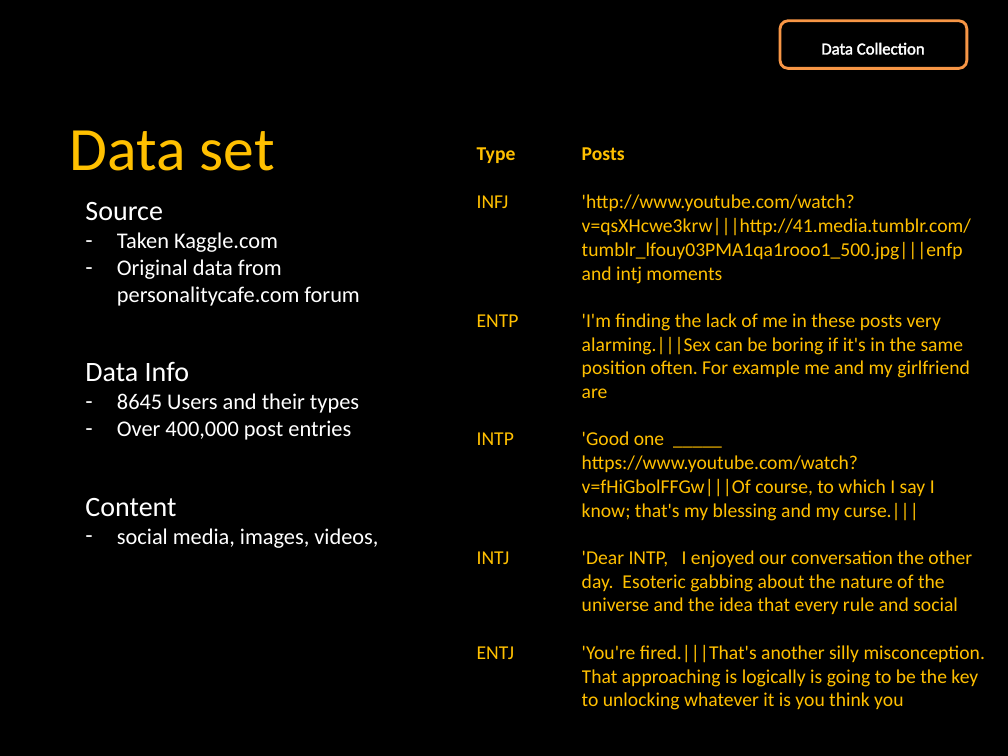
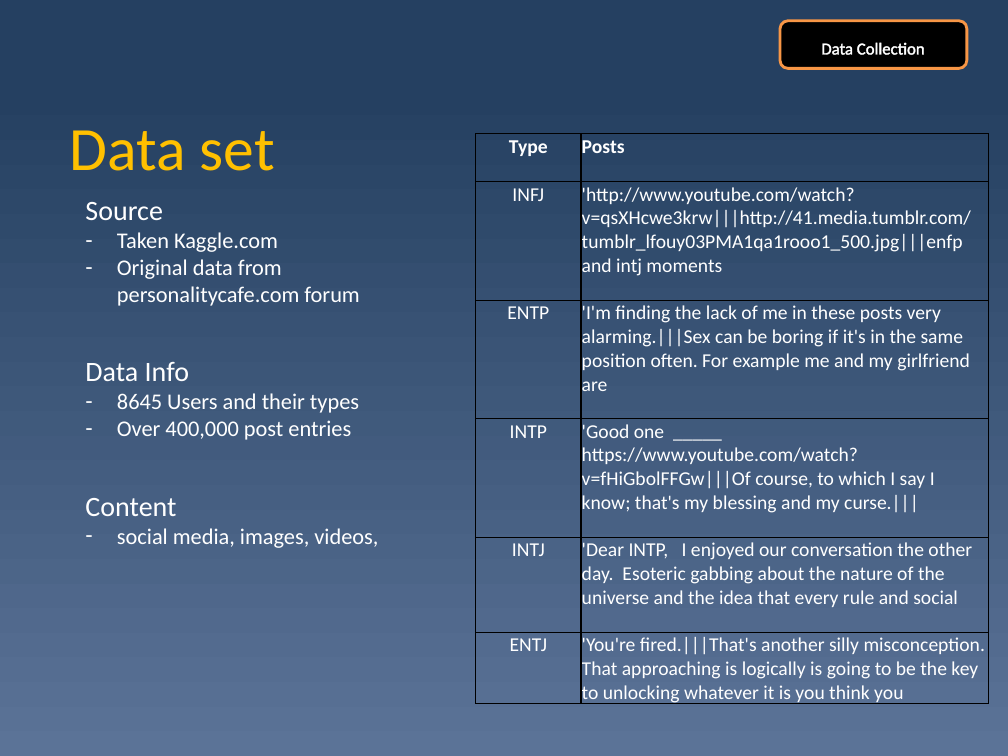
Before and after one commit to WeeYL/capstone, a slide deck: slide 15 of Personality analysis.pptx. Drawn at 1008x756 pixels with LibreOffice and Linux fonts; fonts in the diff are those of the drawing. Boxes give left, top, right and bottom in pixels: in the first picture for what was removed or moved away, otherwise in the second. Text is boxed around its words. In the diff, an @@ line names an element or a change of style, - is before the commit and + after.

```diff
--- a/Personality analysis.pptx
+++ b/Personality analysis.pptx
@@ background #000000 to gradient #254061 to #5B7397 @@
@@ table at <box>476,134,988,708</box> @@
@@ fill #000000 to none in 12 cells @@
@@ text colour #FFC000 to #FFFFFF @@
@@ alignment left to centre @@
@@ table: place and size @@
-table at <box>476,141,988,714</box>
+table at <box>476,134,988,708</box>
```
Also in this commit, not shown: 29 other slides changed, 2 slides added, 2 slides removed, 2 other files.
